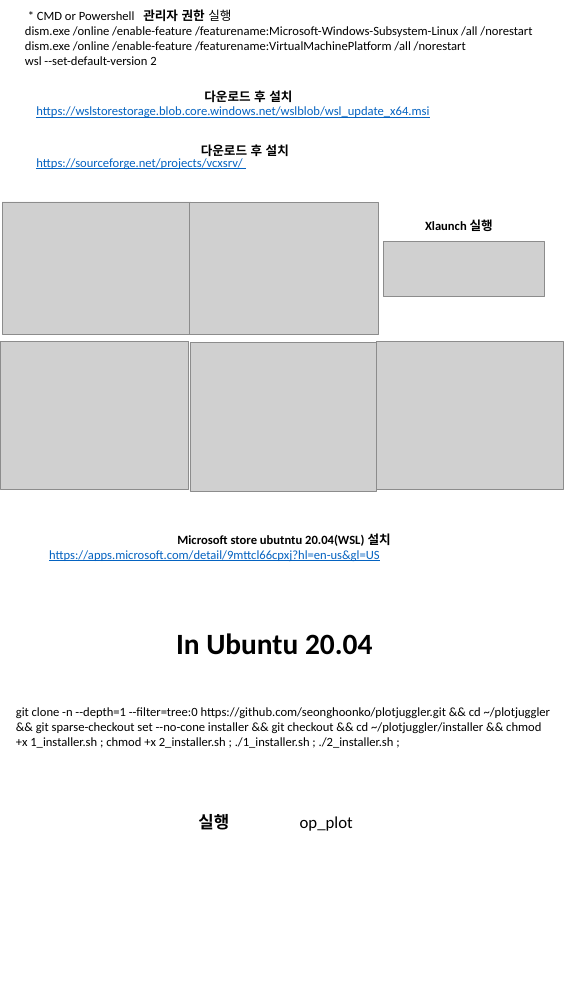
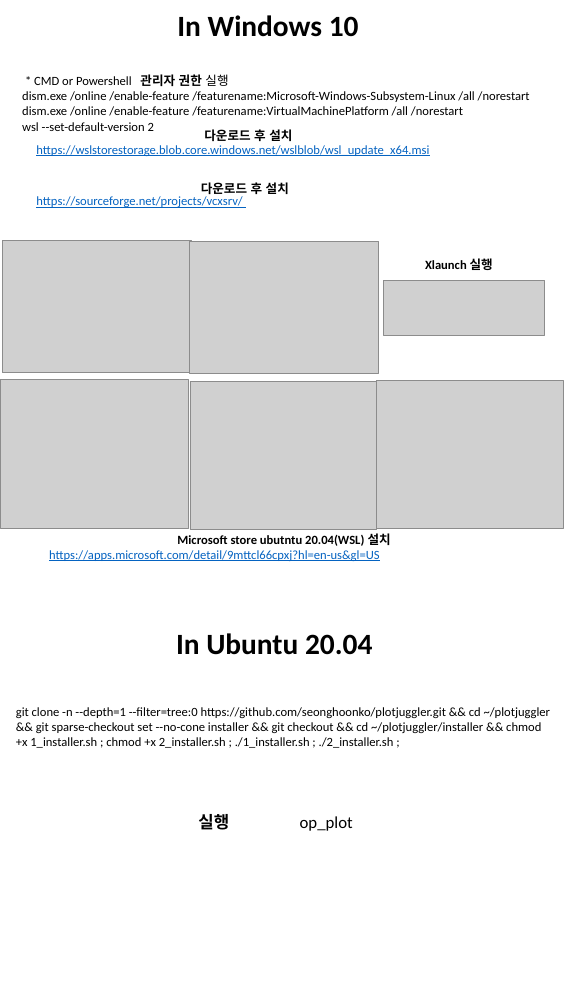
Before and after one commit to KeIIogg/tools, a slide deck: slide 2 of etc/Install plotjuggler with wsl2.pptx (slide 1 before the commit). Drawn at 567x1008 pixels with LibreOffice and Linux fonts; fonts in the diff are those of the drawing; grey boxes stand for pictures. Boxes give left, top, right and bottom in pixels: in the first picture for what was removed or moved away, otherwise in the second. Text is boxed around its words. In the diff, an @@ line names an element or a change of style, - is before the commit and + after.

```diff
--- a/etc/Install plotjuggler with wsl2.pptx
+++ b/etc/Install plotjuggler with wsl2.pptx
@@ text added at [177,15,359,37], 28 pt, text #000000, bold @@
+In Windows 10
@@ text "* CMD or Powershell 관리자 ...": place and size @@
-text "* CMD or Powershell 관리자 ..." at [25,9,532,65]
+text "* CMD or Powershell 관리자 ..." at [22,74,530,131]
@@ 6 pictures, 5 texts: place and size @@
-6 pictures, 5 texts at [0,90,563,491]
+6 pictures, 5 texts at [0,129,563,529]
```
Also in this commit, not shown: 2 other slides changed, 1 slide added, 2 other files.
